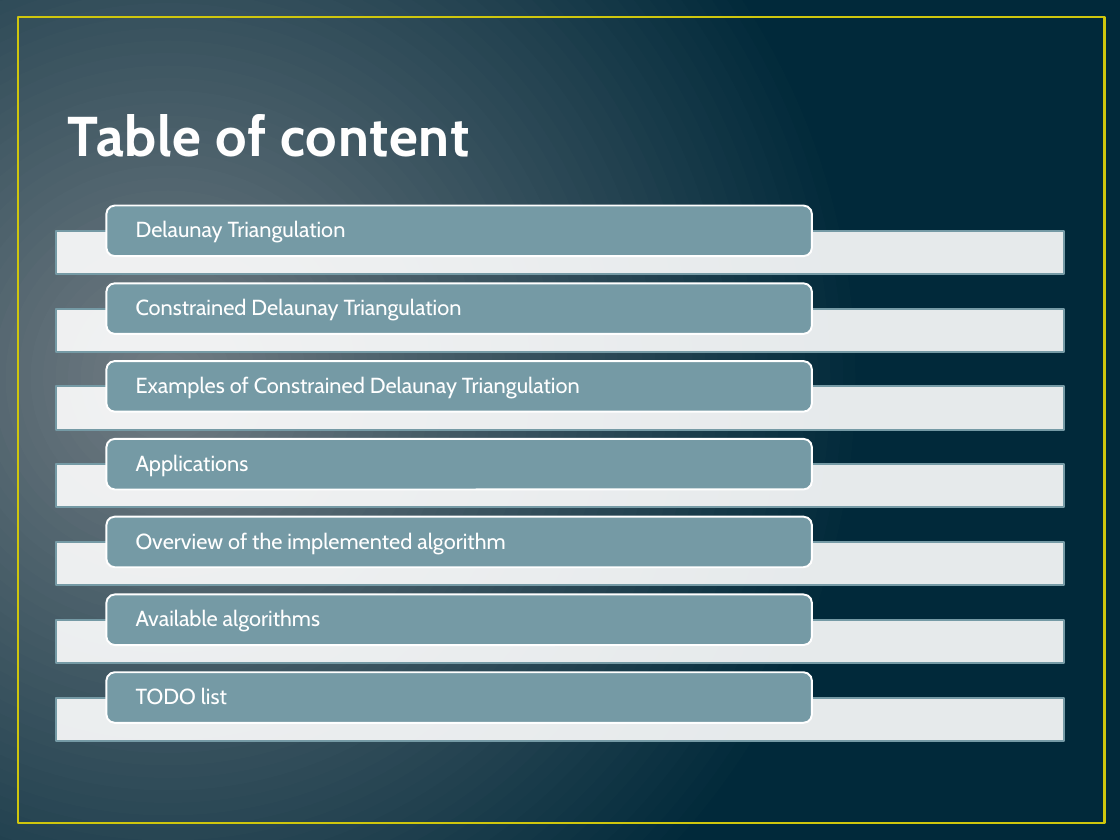
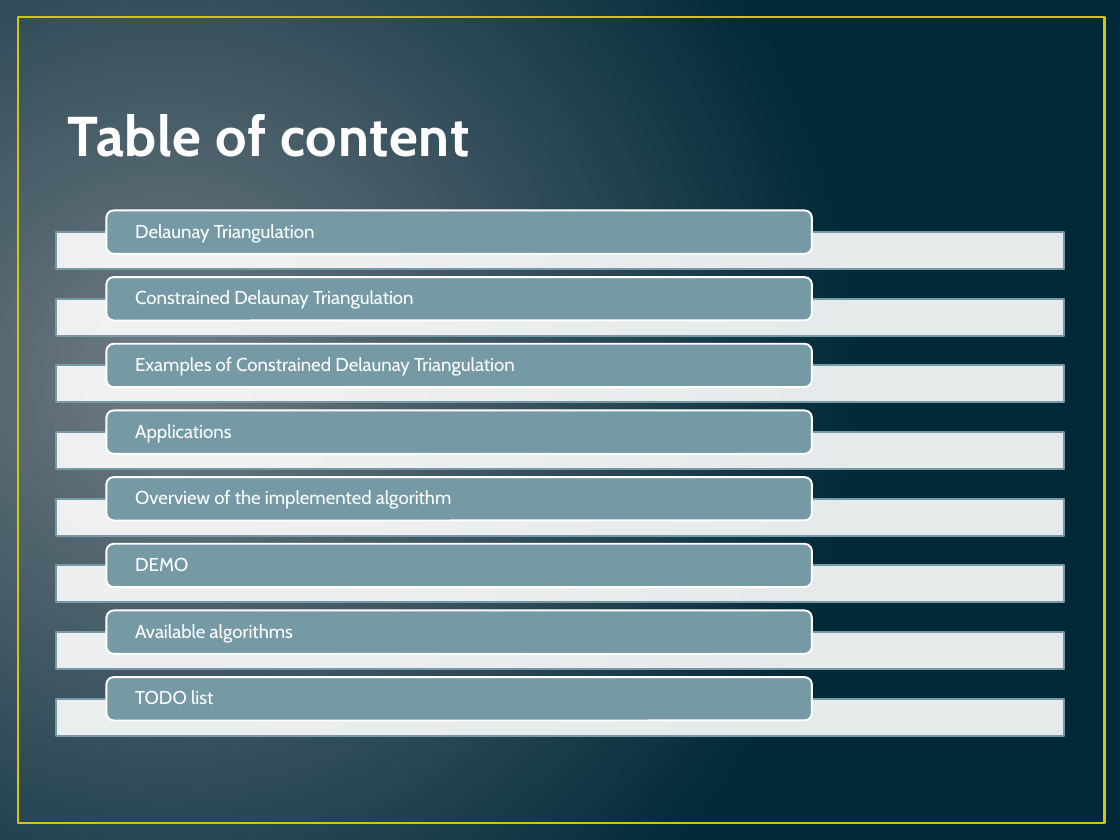
Before and after one commit to hugebdu/jdt-refactored, a slide deck: slide 2 of extra/CDT.pptx. Drawn at 1120x840 pixels with LibreOffice and Linux fonts; fonts in the diff are those of the drawing. Boxes give left, top, right and bottom in pixels: in the first picture for what was removed or moved away, otherwise in the second. Text is boxed around its words. In the diff, an @@ line names an element or a change of style, - is before the commit and + after.

Commit message:
Update presentation

```diff
--- a/extra/CDT.pptx
+++ b/extra/CDT.pptx
@@ rectangle: place and size @@
-rectangle at <box>56,231,1064,274</box>
+rectangle at <box>56,232,1064,269</box>
@@ rounded rectangle: place and size @@
-rounded rectangle at <box>106,206,812,256</box>
+rounded rectangle at <box>106,211,812,254</box>
@@ rectangle: place and size @@
-rectangle at <box>56,309,1064,353</box>
+rectangle at <box>56,299,1064,336</box>
@@ rounded rectangle: place and size @@
-rounded rectangle at <box>106,283,812,334</box>
+rounded rectangle at <box>106,277,812,320</box>
@@ text "Constrained Delaunay Triangulation": place and size @@
-text "Constrained Delaunay Triangulation" at <box>136,298,462,321</box>
+text "Constrained Delaunay Triangulation" at <box>135,290,414,309</box>
@@ rounded rectangle: place and size @@
-rounded rectangle at <box>106,361,812,411</box>
+rounded rectangle at <box>106,344,812,388</box>
@@ text "Examples of Constrained Delaunay Triangulation": place and size @@
-text "Examples of Constrained Delaunay Triangulation" at <box>136,376,580,398</box>
+text "Examples of Constrained Delaunay Triangulation" at <box>135,357,515,376</box>
@@ rectangle: place and size @@
-rectangle at <box>56,386,1064,430</box>
+rectangle at <box>56,365,1064,402</box>
@@ rounded rectangle: place and size @@
-rounded rectangle at <box>106,439,812,489</box>
+rounded rectangle at <box>106,410,812,454</box>
@@ text "Applications": place and size @@
-text "Applications" at <box>136,454,249,476</box>
+text "Applications" at <box>135,424,231,443</box>
@@ rectangle added at <box>56,432,1064,469</box>, fill #FFFFFF at 90% opacity, outline #759AA5 1.25 pt @@
@@ rounded rectangle added at <box>106,477,812,521</box>, fill #759AA5, outline #FFFFFF 1.25 pt @@
@@ size 14 to 12 pt in 7 elements at <box>135,224,315,243</box>, <box>135,690,213,704</box>, <box>135,290,414,309</box>, <box>135,624,293,643</box>, <box>135,357,515,376</box>, <box>135,424,231,443</box>, <box>135,490,452,509</box> @@
@@ text "Overview of the implemented algorithm": place and size @@
-text "Overview of the implemented algorithm" at <box>136,532,505,554</box>
+text "Overview of the implemented algorithm" at <box>135,490,452,509</box>
@@ rectangle: place and size @@
-rectangle at <box>56,464,1064,507</box>
+rectangle at <box>56,498,1064,535</box>
@@ rectangle: place and size @@
-rectangle at <box>56,542,1064,586</box>
+rectangle at <box>56,566,1064,603</box>
@@ rounded rectangle: place and size @@
-rounded rectangle at <box>106,516,812,567</box>
+rounded rectangle at <box>106,544,812,588</box>
@@ text added at <box>135,558,188,571</box>, 12 pt, text #FFFFFF @@
+DEMO
@@ rounded rectangle: place and size @@
-rounded rectangle at <box>106,595,812,645</box>
+rounded rectangle at <box>106,610,812,654</box>
@@ text "Available algorithms": place and size @@
-text "Available algorithms" at <box>136,609,320,632</box>
+text "Available algorithms" at <box>135,624,293,643</box>
@@ rectangle: place and size @@
-rectangle at <box>56,619,1064,663</box>
+rectangle at <box>56,632,1064,669</box>
@@ rounded rectangle: place and size @@
-rounded rectangle at <box>106,672,812,722</box>
+rounded rectangle at <box>106,678,812,721</box>
@@ rectangle: place and size @@
-rectangle at <box>56,698,1064,741</box>
+rectangle at <box>56,699,1064,736</box>
```
Also in this commit, not shown: 1 other slide changed, 1 slide added.
